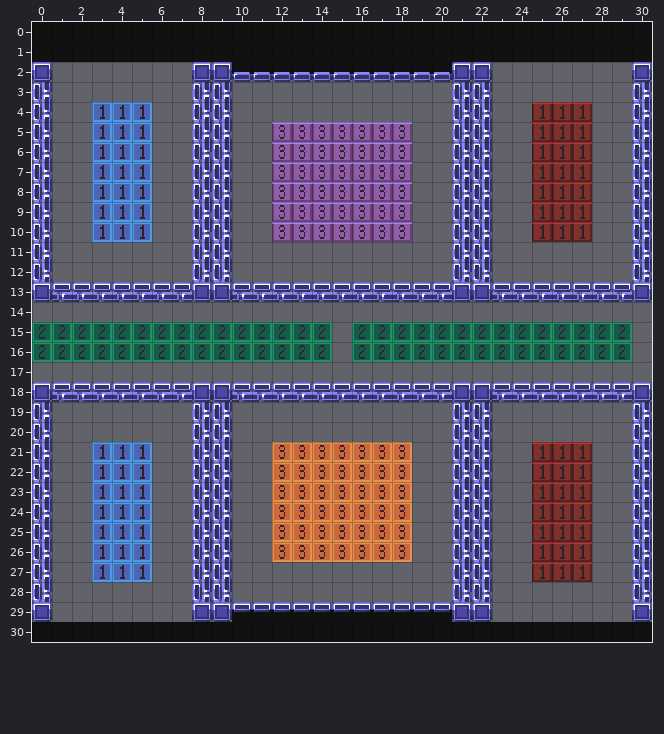
Tiled map (JSON) -- games/Phaser-Snake-Game/public/assets/Tiled/Stage-08.json. Above, as it was before the edit.
Cells are 24x24 px. Shown: x 0..30, y 0..30.
The same view after the edit:
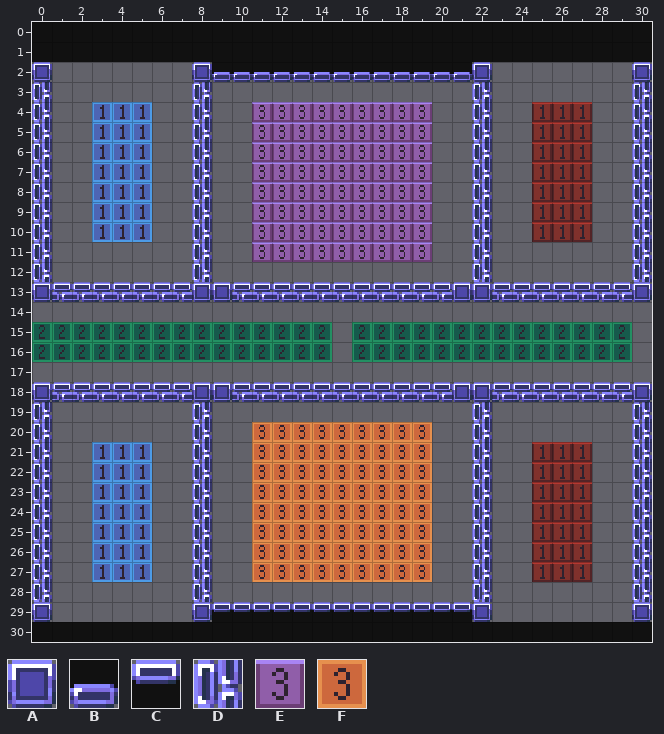
Key: from "tileSheetx24": A 132, B 134, C 135, D 164, E 419, F 420.
_ is an empty cell.
What changed:
{"where": "layer \"Wall\""}
{"y":2,"x":9,"old":"A","new":"B"}
{"y":2,"x":21,"old":"A","new":"B"}
{"y":3,"x":9,"old":"D","new":"_"}
{"y":3,"x":21,"old":"D","new":"_"}
{"y":4,"x":9,"old":"D","new":"_"}
{"y":4,"x":21,"old":"D","new":"_"}
{"y":5,"x":9,"old":"D","new":"_"}
{"y":5,"x":21,"old":"D","new":"_"}
{"y":6,"x":9,"old":"D","new":"_"}
{"y":6,"x":21,"old":"D","new":"_"}
{"y":7,"x":9,"old":"D","new":"_"}
{"y":7,"x":21,"old":"D","new":"_"}
{"y":8,"x":9,"old":"D","new":"_"}
{"y":8,"x":21,"old":"D","new":"_"}
{"y":9,"x":9,"old":"D","new":"_"}
{"y":9,"x":21,"old":"D","new":"_"}
{"y":10,"x":9,"old":"D","new":"_"}
{"y":10,"x":21,"old":"D","new":"_"}
{"y":11,"x":9,"old":"D","new":"_"}
{"y":11,"x":21,"old":"D","new":"_"}
{"y":12,"x":9,"old":"D","new":"_"}
{"y":12,"x":21,"old":"D","new":"_"}
{"y":19,"x":9,"old":"D","new":"_"}
{"y":19,"x":21,"old":"D","new":"_"}
{"y":20,"x":9,"old":"D","new":"_"}
{"y":20,"x":21,"old":"D","new":"_"}
{"y":21,"x":9,"old":"D","new":"_"}
{"y":21,"x":21,"old":"D","new":"_"}
{"y":22,"x":9,"old":"D","new":"_"}
{"y":22,"x":21,"old":"D","new":"_"}
{"y":23,"x":9,"old":"D","new":"_"}
{"y":23,"x":21,"old":"D","new":"_"}
{"y":24,"x":9,"old":"D","new":"_"}
{"y":24,"x":21,"old":"D","new":"_"}
{"y":25,"x":9,"old":"D","new":"_"}
{"y":25,"x":21,"old":"D","new":"_"}
{"y":26,"x":9,"old":"D","new":"_"}
{"y":26,"x":21,"old":"D","new":"_"}
{"y":27,"x":9,"old":"D","new":"_"}
{"y":27,"x":21,"old":"D","new":"_"}
{"y":28,"x":9,"old":"D","new":"_"}
{"y":28,"x":21,"old":"D","new":"_"}
{"y":29,"x":9,"old":"A","new":"C"}
{"y":29,"x":21,"old":"A","new":"C"}
{"where": "layer \"Portal-4\""}
{"y":4,"x":11,"old":"_________","new":"EEEEEEEEE"}
{"y":5,"x":11,"old":"_","new":"E"}
{"y":5,"x":19,"old":"_","new":"E"}
{"y":6,"x":11,"old":"_","new":"E"}
{"y":6,"x":19,"old":"_","new":"E"}
{"y":7,"x":11,"old":"_","new":"E"}
{"y":7,"x":19,"old":"_","new":"E"}
{"y":8,"x":11,"old":"_","new":"E"}
{"y":8,"x":19,"old":"_","new":"E"}
{"y":9,"x":11,"old":"_","new":"E"}
{"y":9,"x":19,"old":"_","new":"E"}
{"y":10,"x":11,"old":"_","new":"E"}
{"y":10,"x":19,"old":"_","new":"E"}
{"y":11,"x":11,"old":"_________","new":"EEEEEEEEE"}
{"y":20,"x":11,"old":"_________","new":"FFFFFFFFF"}
{"y":21,"x":11,"old":"_","new":"F"}
{"y":21,"x":19,"old":"_","new":"F"}
{"y":22,"x":11,"old":"_","new":"F"}
{"y":22,"x":19,"old":"_","new":"F"}
{"y":23,"x":11,"old":"_","new":"F"}
{"y":23,"x":19,"old":"_","new":"F"}
{"y":24,"x":11,"old":"_","new":"F"}
{"y":24,"x":19,"old":"_","new":"F"}
{"y":25,"x":11,"old":"_","new":"F"}
{"y":25,"x":19,"old":"_","new":"F"}
{"y":26,"x":11,"old":"_","new":"F"}
{"y":26,"x":19,"old":"_","new":"F"}
{"y":27,"x":11,"old":"_________","new":"FFFFFFFFF"}
